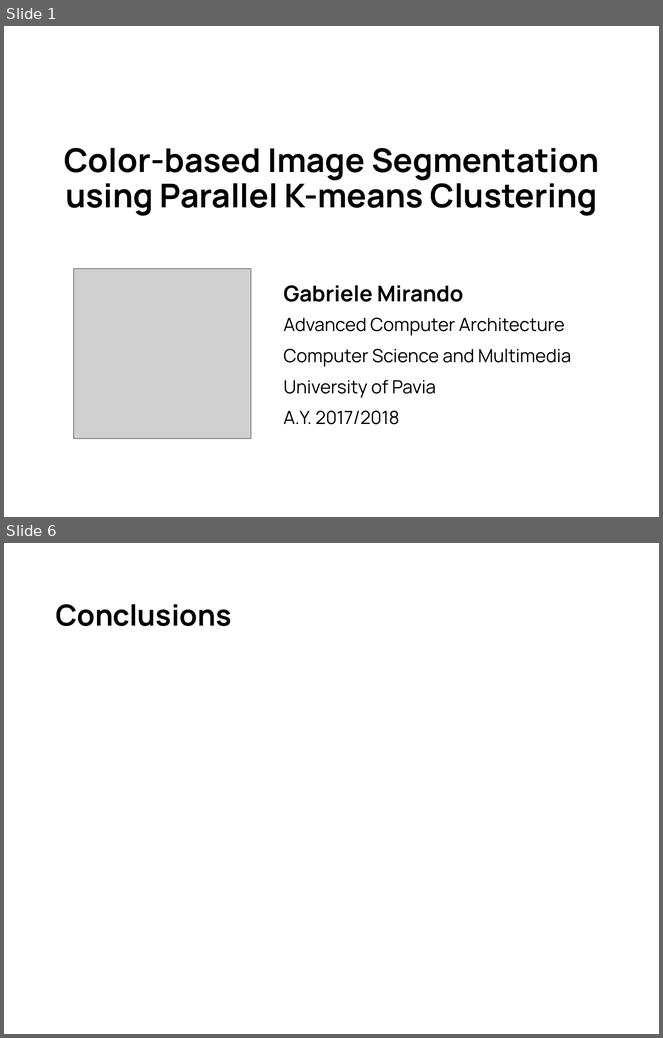
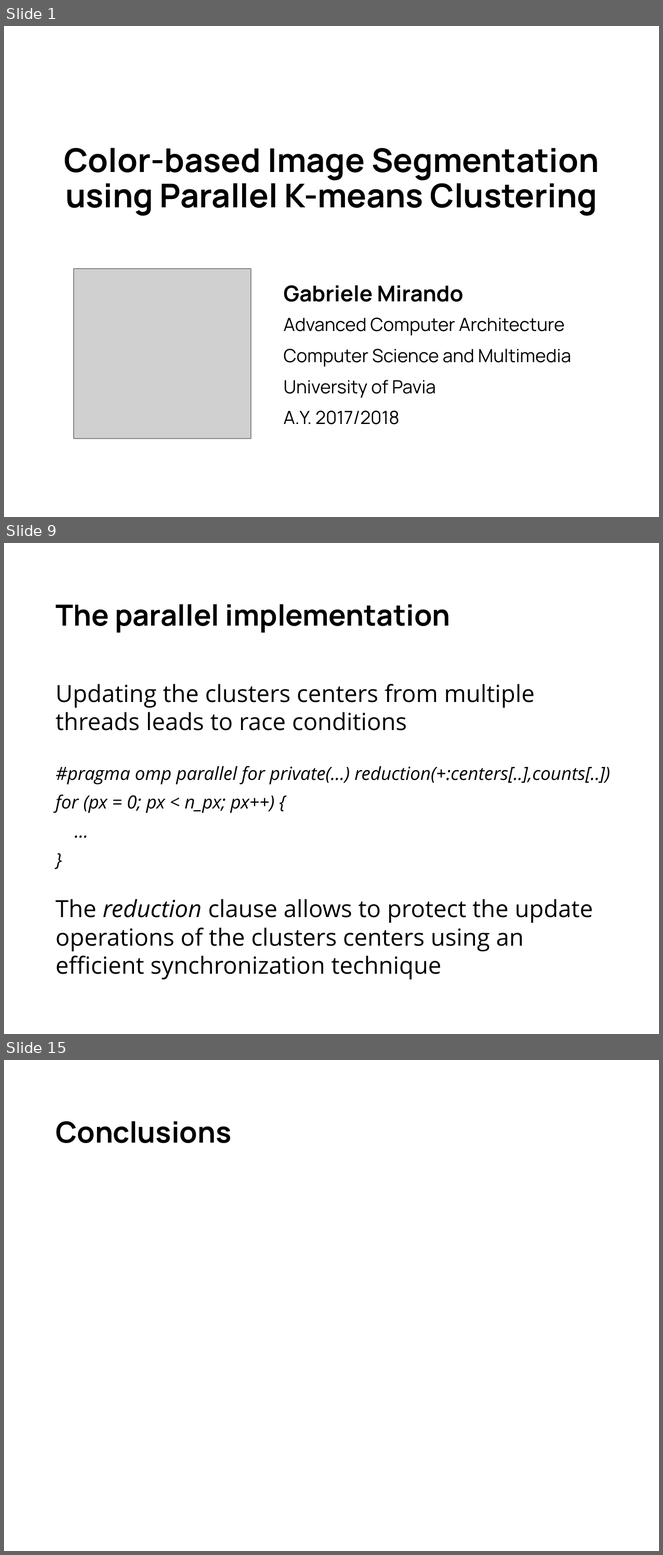
Before and after one commit to gabrielemirando/image-segmentation, a slide deck: docs/pres.pptx. Shown one above the other, each under a label of ours: slides 1 and 6 before the commit, slides 1, 9 and 15 after it; the slides between them are not shown. The pictures are 663x1038 and 663x1555 pixels, drawn with LibreOffice and Linux fonts; fonts in the diff are those of the drawing; grey boxes stand for pictures. Boxes give left, top, right and bottom in pixels: in the first picture for what was removed or moved away, otherwise in the second. Text is boxed around its words. In the diff, an @@ line names an element or a change of style, - is before the commit and + after.

```diff
--- a/docs/pres.pptx
+++ b/docs/pres.pptx
@@ slide 9 added at box(4, 543, 659, 1034), background #FFFFFF @@
@@ title added at box(55, 604, 451, 633), 32 pt, text #000000, bold @@
+The parallel implementation
@@ text added at box(55, 684, 535, 731), 26 pt, text #000000 @@
+Updating the clusters centers from multiple threads leads to race conditions
@@ text added at box(55, 766, 610, 813), 20 pt, text #000000, italic @@
+#pragma omp parallel for private(…) reduction(+:centers[..],counts[..])
+for (px = 0; px < n_px; px++) {
+…
+}
@@ text added at box(55, 899, 594, 980), 26 pt, text #000000 @@
+The reduction clause allows to protect the update operations of the clusters centers using an efficient synchronization technique
@@ what was slide 6 is now slide 15 @@
```
Also in this commit, not shown: 3 slides changed, 9 other slides added, 1 slide removed, 2 other files.
